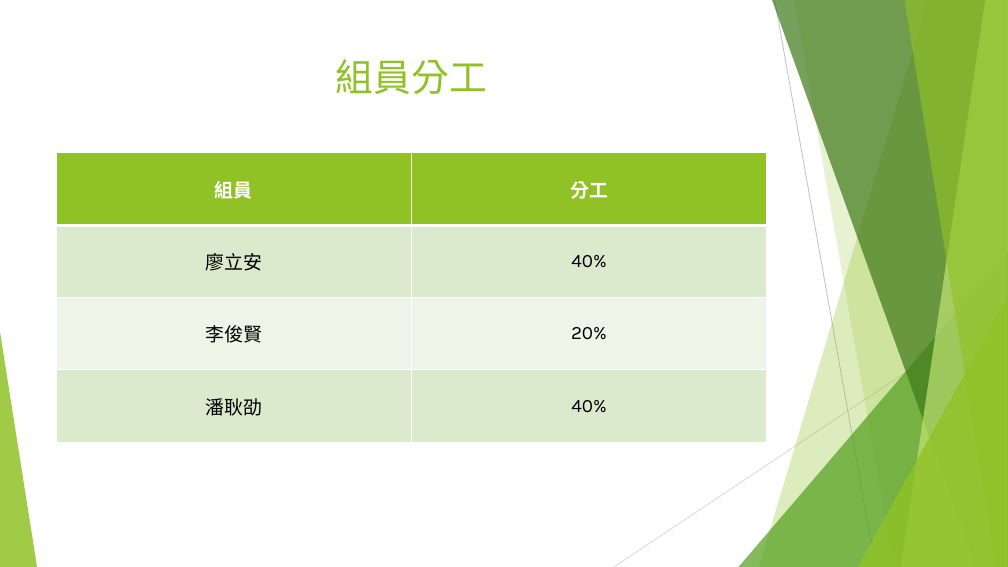
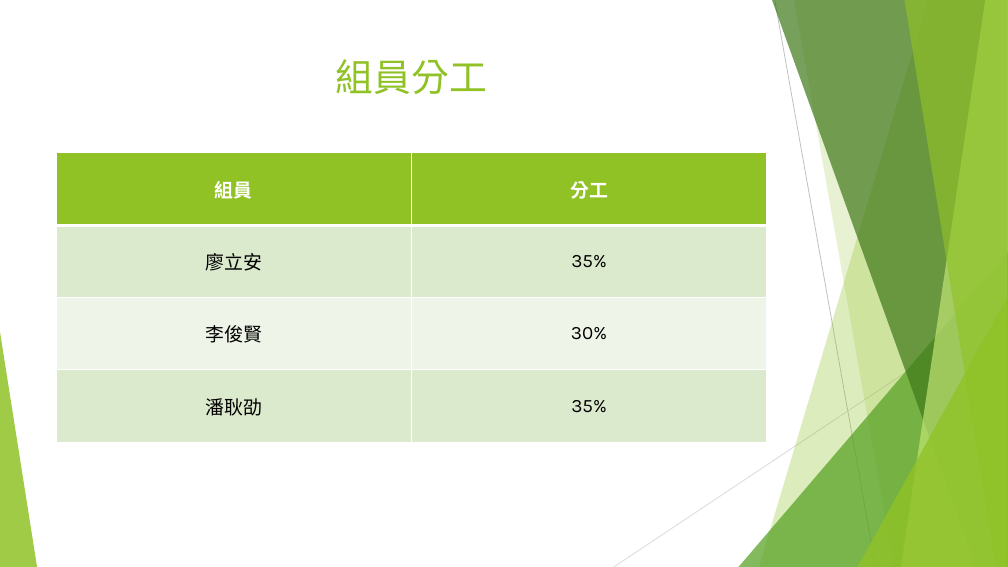
Before and after one commit to 109111105/Newaaa, a slide deck: slide 24 of 系統分析-第八組期末專案.pptx. Drawn at 1008x567 pixels with LibreOffice and Linux fonts; fonts in the diff are those of the drawing. Boxes give left, top, right and bottom in pixels: in the first picture for what was removed or moved away, otherwise in the second. Text is boxed around its words. In the diff, an @@ line names an element or a change of style, - is before the commit and + after.

Commit message:
123456

```diff
--- a/系統分析-第八組期末專案.pptx
+++ b/系統分析-第八組期末專案.pptx
@@ table at (56, 153, 767, 442) @@
-row 2, column 2: 40%
+row 2, column 2: 35%
-row 3, column 2: 20%
+row 3, column 2: 30%
-row 4, column 2: 40%
+row 4, column 2: 35%
```
